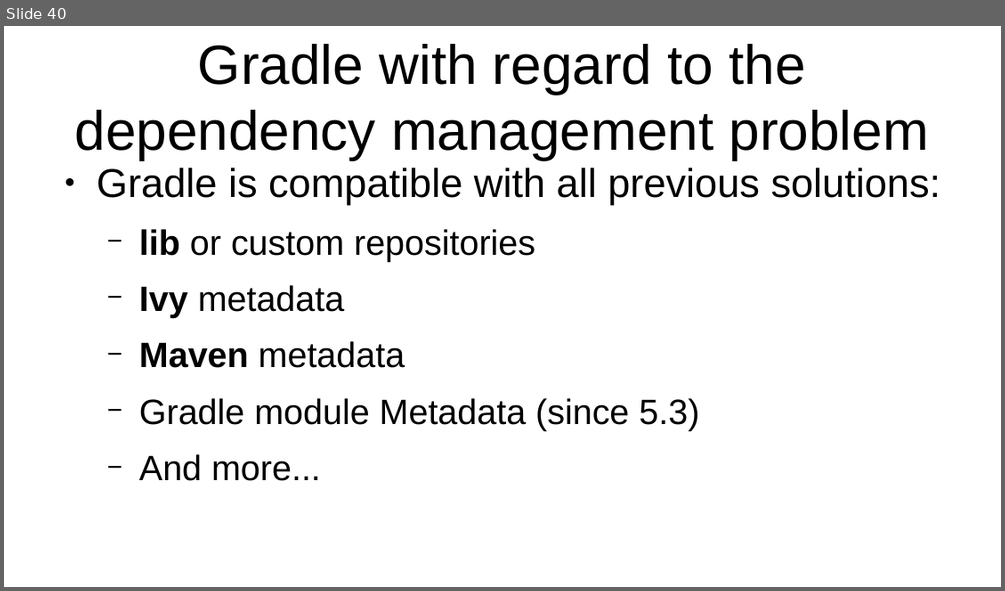
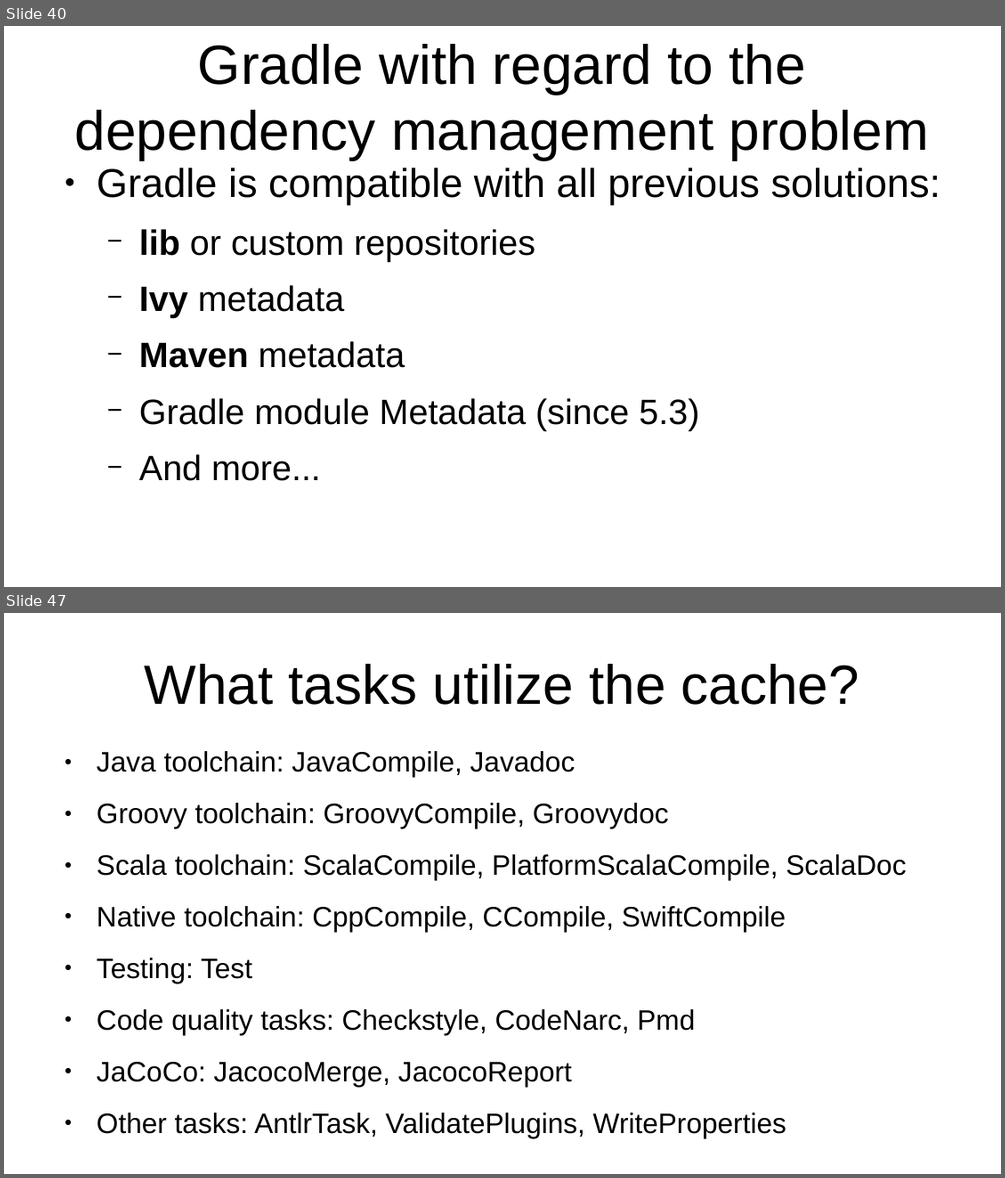
Before and after one commit to veltzer/teaching-slides, a slide deck: odp/gradle/gradle.odp. Shown one above the other, each under a label of ours: slide 40 before the commit, slides 40 and 47 after it; the slides between them are not shown. The pictures are 1005x591 and 1005x1178 pixels, drawn with LibreOffice and Linux fonts; fonts in the diff are those of the drawing. Boxes give left, top, right and bottom in pixels: in the first picture for what was removed or moved away, otherwise in the second. Text is boxed around its words. In the diff, an @@ line names an element or a change of style, - is before the commit and + after.

```diff
--- a/odp/gradle/gradle.odp
+++ b/odp/gradle/gradle.odp
@@ slide 47 added at (4, 613, 1001, 1174), background #FFFFFF @@
@@ title added at (145, 664, 859, 705), 44 pt, text #000000 @@
+What tasks utilize the cache?
@@ text added at (97, 751, 906, 1138), 22.4 pt, text #000000 @@
+● Java toolchain: JavaCompile, Javadoc
+● Groovy toolchain: GroovyCompile, Groovydoc
+● Scala toolchain: ScalaCompile, PlatformScalaCompile, ScalaDoc
+● Native toolchain: CppCompile, CCompile, SwiftCompile
+● Testing: Test
+● Code quality tasks: Checkstyle, CodeNarc, Pmd
+● JaCoCo: JacocoMerge, JacocoReport
+● Other tasks: AntlrTask, ValidatePlugins, WriteProperties
```
Also in this commit, not shown: 10 other slides added.
